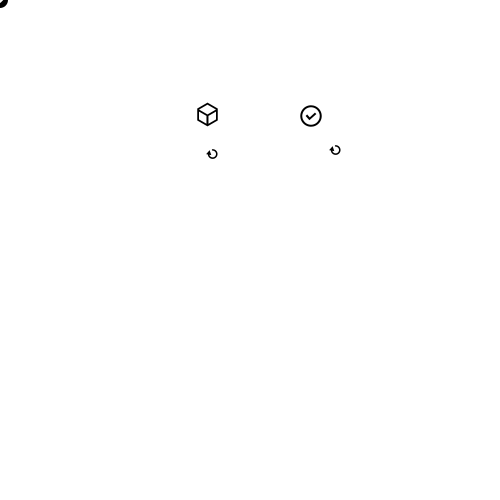
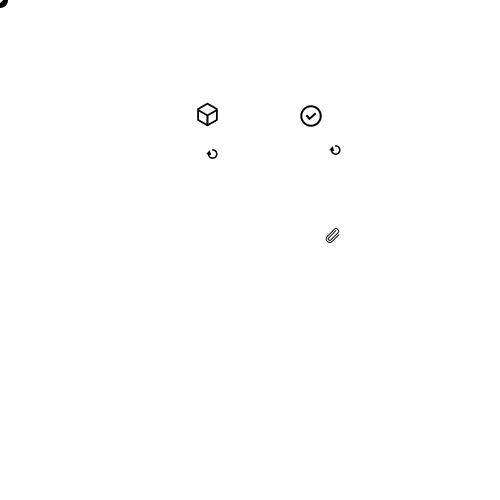
The second 500×500 image is a revision of the first. Changes to its layers:
added layer "attach-icon.svg" above "direction-icon.svg" over [left=325, top=228, right=340, bottom=243]
